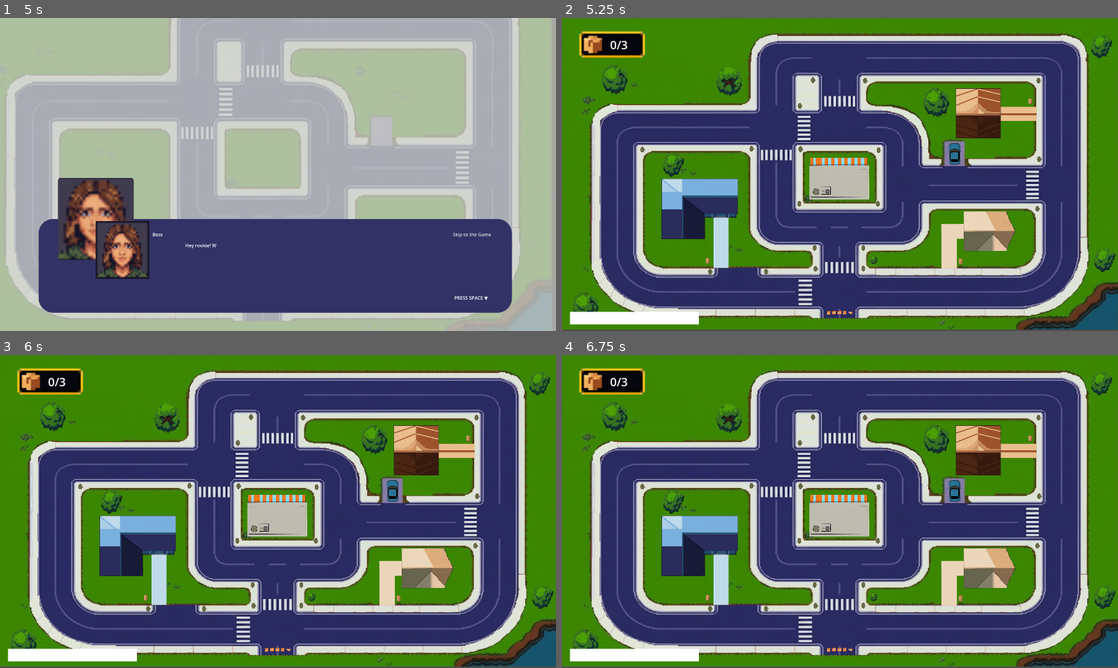
Above: before the commit, frames 1-4 (two rows, left to right).
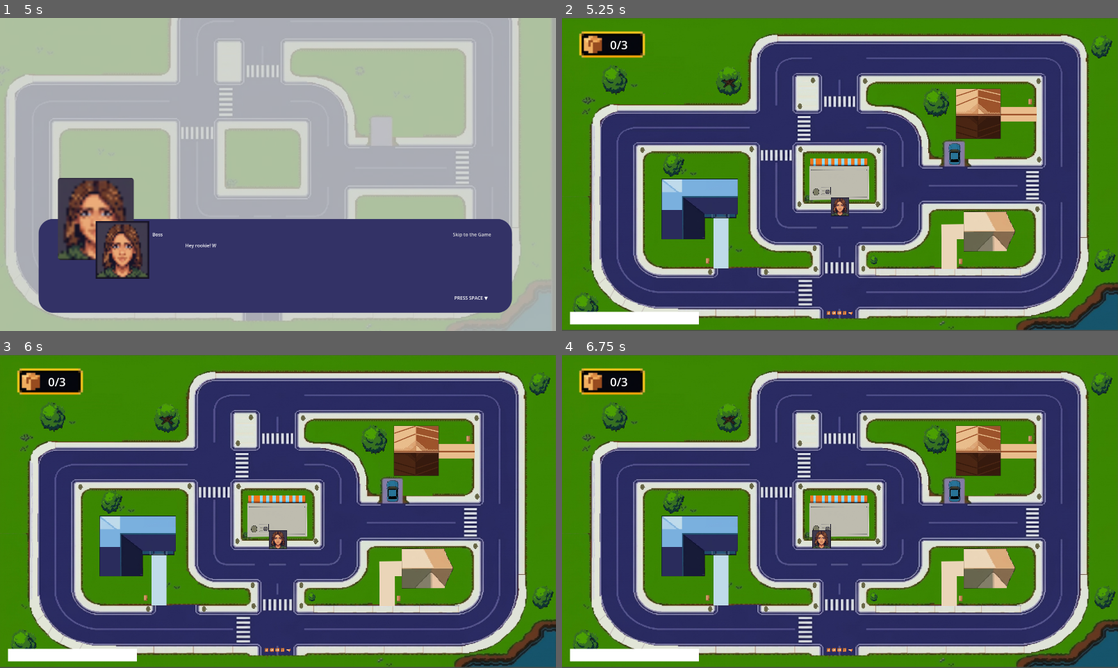
Above: after the commit, the same moments.

Repository: Wynteriall/DELIVERY-DASH
Game: Godot game, scene res://scenes/main_menu.tscn
Two runs of this game, one before a commit and one after it. Both use one fixed random seed, a clock stepped at 60 frames per second and the inputs below.
Inputs (mouse positions are in pixels of both pictures, inside the frame that each line leads up to):
- Up to frame 1 (5 s): click (189, 180) at 0.5 s; click (61, 43) at 1.25 s; click (189, 180) at 2 s; tap Enter (ui_accept) at 2.75, 3.02, 3.77 s; move the mouse to (400, 158) at 2.77 s; hold D (move_right) 2.78-3.53 s; hold E (interact) 2.78-3.53 s; click (400, 158) at 2.92 s; move the mouse to (166, 190) at 3.52 s; hold S (move_down) 3.53-4.28 s; tap E (interact) at 3.6 s; move the mouse to (333, 105) at 4.27 s; hold D (move_right) from 4.28 s (still down); hold E (interact) from 4.28 s (still down)
- Up to frame 2 (5.25 s): release D (move_right) at 5 s; release E (interact) at 5 s; click "Skip to the Game" at 5 s
- Up to frame 3 (6 s): tap Enter (ui_accept) at 5.75 s; move the mouse to (250, 574) at 5.77 s; hold W (move_up) from 5.78 s (still down); tap E (interact) at 5.85 s; click (250, 574) at 5.92 s
- Up to frame 4 (6.75 s): tap Enter (ui_accept) at 6.02, 6.5 s; move the mouse to (1006, 558) at 6.52 s; release W (move_up) at 6.53 s; hold A (move_left) from 6.53 s (still down); hold E (interact) from 6.53 s (still down)

Frame 1 is identical in both runs. In frame 2, 5.4% of the frame differs, in the area x 0-100%, y 5-100%; in frame 3, 5.4%; in frame 4, 5.4%.
Error in both runs: Invalid call. Nonexistent function 'setvalue' in base 'ConfigFile'. (res://Game.gd:66)

Commit message:
T1: rider core - 4-dir snapped movement, camera follow, placeholder sprite

Diff:
--- a/scenes/game.tscn
+++ b/scenes/game.tscn
@@ -14,6 +14,9 @@
 [ext_resource type="Texture2D" uid="uid://dna1phcy7lxd7" path="res://art/environmental props/tree3.png" id="12_bt5mj"]
 [ext_resource type="Texture2D" uid="uid://bxg6g8gddv3l5" path="res://art/environmental props/lamp post.png" id="13_e1j6l"]
 [ext_resource type="Texture2D" uid="uid://bu02xpdohb5i" path="res://art/HUD/delivery box frame.png" id="14_trtic"]
+[ext_resource type="Texture2D" uid="uid://35vj6pcbgv7r" path="res://art/boss.png" id="15_rider"]
+[ext_resource type="Script" path="res://scripts/rider.gd" id="16_ridergd"]
+[ext_resource type="Script" path="res://scripts/game.gd" id="17_gamegd"]
 
 [sub_resource type="StyleBoxFlat" id="StyleBoxFlat_6vjhb"]
 bg_color = Color(0.2901961, 0.6, 0.6, 1)
@@ -25,7 +28,11 @@
 [sub_resource type="StyleBoxFlat" id="StyleBoxFlat_w20yl"]
 bg_color = Color(1, 1, 1, 1)
 
+[sub_resource type="RectangleShape2D" id="RectangleShape2D_rider"]
+size = Vector2(28, 28)
+
 [node name="Game" type="Node2D" unique_id=501333407]
+script = ExtResource("17_gamegd")
 
 [node name="Sprite2D" type="Sprite2D" parent="." unique_id=1320653001]
 position = Vector2(-7, -3)
@@ -263,6 +270,25 @@
 rotation = 0.004500985
 scale = Vector2(0.05060121, 0.07059292)
 texture = ExtResource("13_e1j6l")
+
+[node name="Player" type="CharacterBody2D" parent="." unique_id=1555000001]
+position = Vector2(960, 650)
+script = ExtResource("16_ridergd")
+
+[node name="Sprite2D" type="Sprite2D" parent="Player" unique_id=1555000002]
+scale = Vector2(2, 2)
+texture = ExtResource("15_rider")
+
+[node name="CollisionShape2D" type="CollisionShape2D" parent="Player" unique_id=1555000003]
+shape = SubResource("RectangleShape2D_rider")
+
+[node name="Camera2D" type="Camera2D" parent="Player" unique_id=1555000004]
+limit_left = 0
+limit_top = 0
+limit_right = 1930
+limit_bottom = 1078
+position_smoothing_enabled = true
+position_smoothing_speed = 8.0
 
 [node name="WorldCollisions" type="StaticBody2D" parent="." unique_id=1874802439]
 
--- /dev/null
+++ b/scripts/game.gd
@@ -0,0 +1,4 @@
+extends Node2D
+
+# Game scene root script. T1: no behaviour yet (rider is self-contained).
+# Grows in T3 (order loop) and T7 (end/pause) — see .scratch/core-loop/issues/.
--- /dev/null
+++ b/scripts/rider.gd
@@ -0,0 +1,49 @@
+extends CharacterBody2D
+
+# Rider — the courier on the bike, playable during gameplay (see GLOSSARY).
+# T1: 4-directional movement that snaps to the dominant axis, pedal animation placeholder.
+# Camera follow lives on the Camera2D child in the scene (limits clip to the map).
+
+const SPEED := 320.0
+
+# Placeholder pedal animation: sprite bobs while moving (replaced by a real
+# pedal animation once the one-direction pedal asset arrives).
+const PEDAL_BOB_PIXELS := 4.0
+const PEDAL_BOB_SPEED := 12.0
+const PEDAL_BOB_Y := 18.0  # sprite baseline offset while bobbing
+
+var _facing := Vector2.RIGHT
+var _bob_time := 0.0
+
+@onready var sprite: Sprite2D = $Sprite2D
+@onready var sprite_base_y: float = sprite.position.y
+
+func _physics_process(delta: float) -> void:
+	var input := Input.get_vector("move_left", "move_right", "move_up", "move_down")
+
+	# Snap: only the dominant axis moves the rider, so the one-direction
+	# pedal asset is never caught turning diagonally.
+	if input.x != 0.0 and input.y != 0.0:
+		if absf(_facing.y) > 0.0:
+			_facing = Vector2(signf(input.x), 0.0)
+		else:
+			_facing = Vector2(signf(input.x), 0.0) if absf(input.x) > absf(input.y) \
+				else Vector2(0.0, signf(input.y))
+	elif input.x != 0.0:
+		_facing = Vector2(signf(input.x), 0.0)
+	elif input.y != 0.0:
+		_facing = Vector2(0.0, signf(input.y))
+
+	var moving := input != Vector2.ZERO
+	velocity = _facing * SPEED if moving else Vector2.ZERO
+	move_and_slide()
+
+	_animate_pedal(moving, delta)
+
+func _animate_pedal(moving: bool, delta: float) -> void:
+	if moving:
+		_bob_time += delta * PEDAL_BOB_SPEED
+		sprite.position.y = sprite_base_y - PEDAL_BOB_PIXELS * absf(sin(_bob_time))
+	else:
+		_bob_time = 0.0
+		sprite.position.y = sprite_base_y
